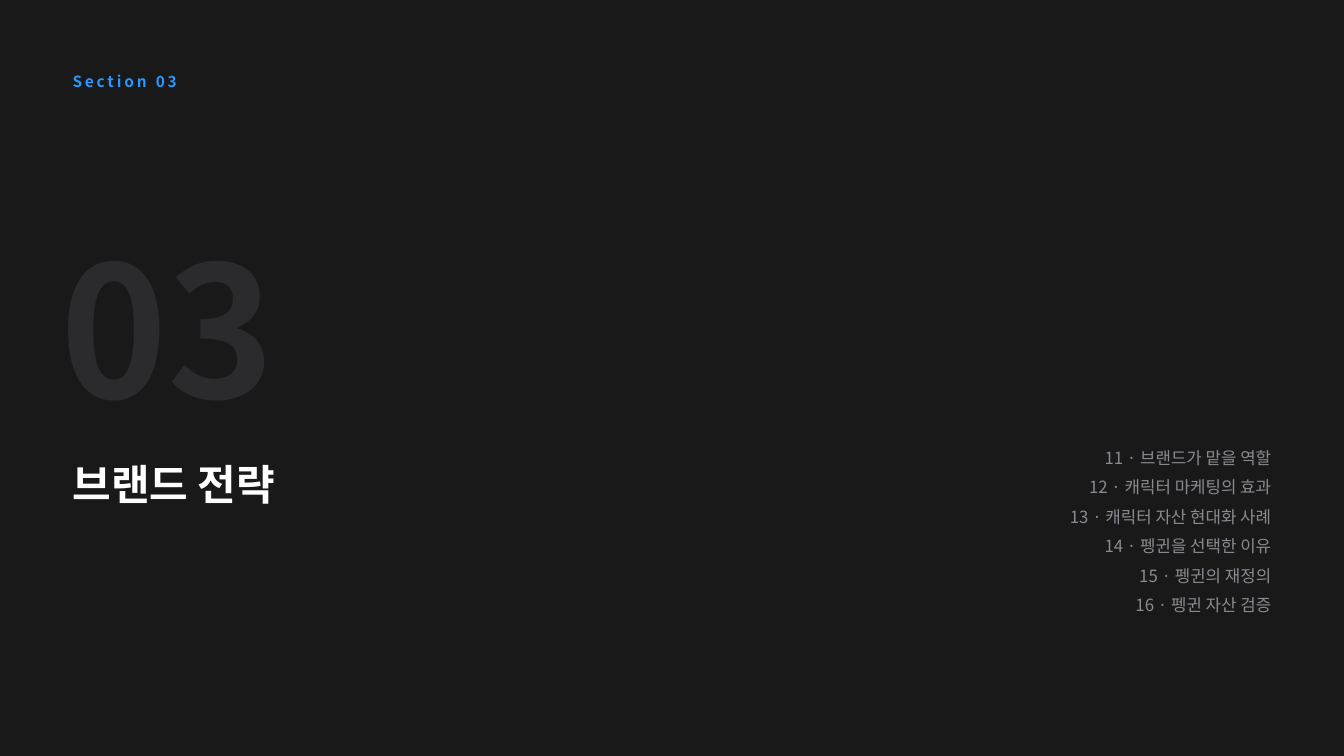
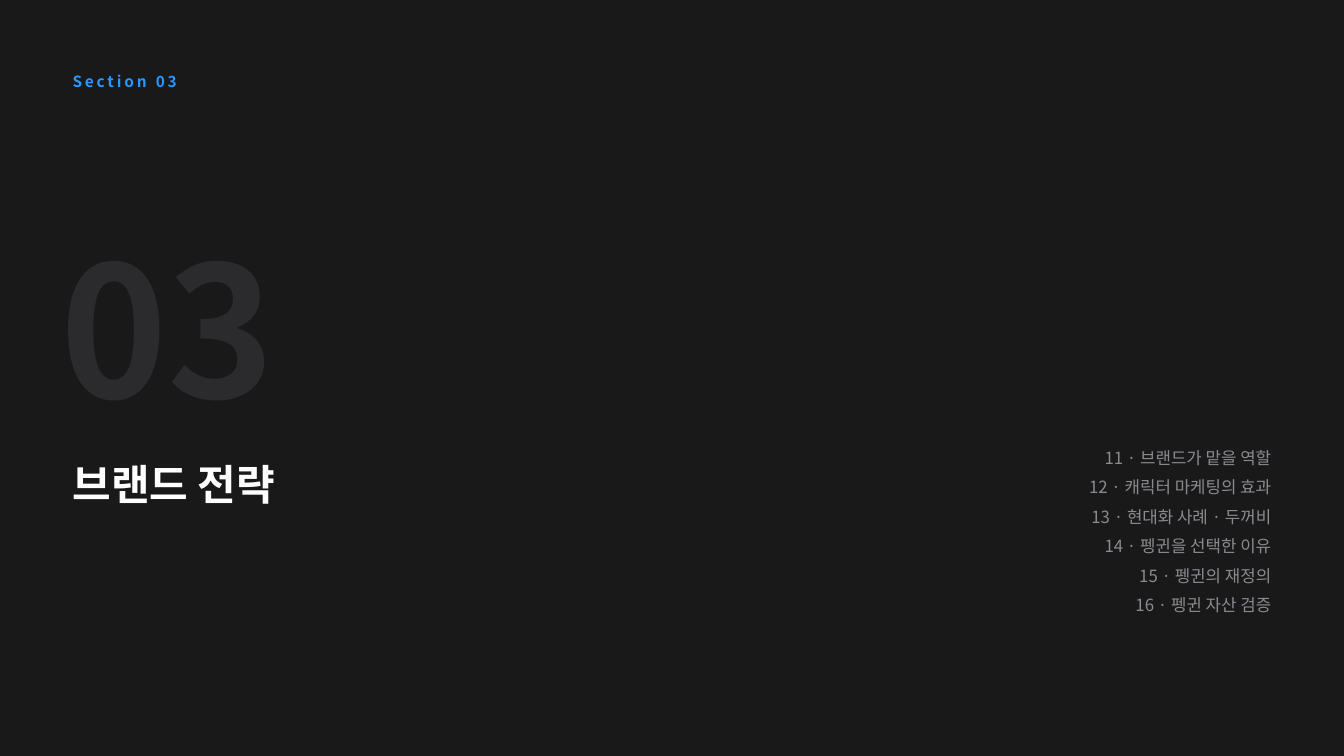
Before and after one commit to PhrenO0/CHAI-AI, a slide deck: slide 14 of 청호나이스-브랜드전략-제안.pptx. Drawn at 1344x756 pixels with LibreOffice and Linux fonts; fonts in the diff are those of the drawing. Boxes give left, top, right and bottom in pixels: in the first picture for what was removed or moved away, otherwise in the second. Text is boxed around its words. In the diff, an @@ line names an element or a change of style, - is before the commit and + after.

```diff
--- a/청호나이스-브랜드전략-제안.pptx
+++ b/청호나이스-브랜드전략-제안.pptx
@@ text at box(1091, 509, 1271, 524): text changed @@
-13 · 캐릭터 자산 현대화 사례
+13 · 현대화 사례 · 두꺼비
```
Also in this commit, not shown: 1 other slide changed, 1 other file.
